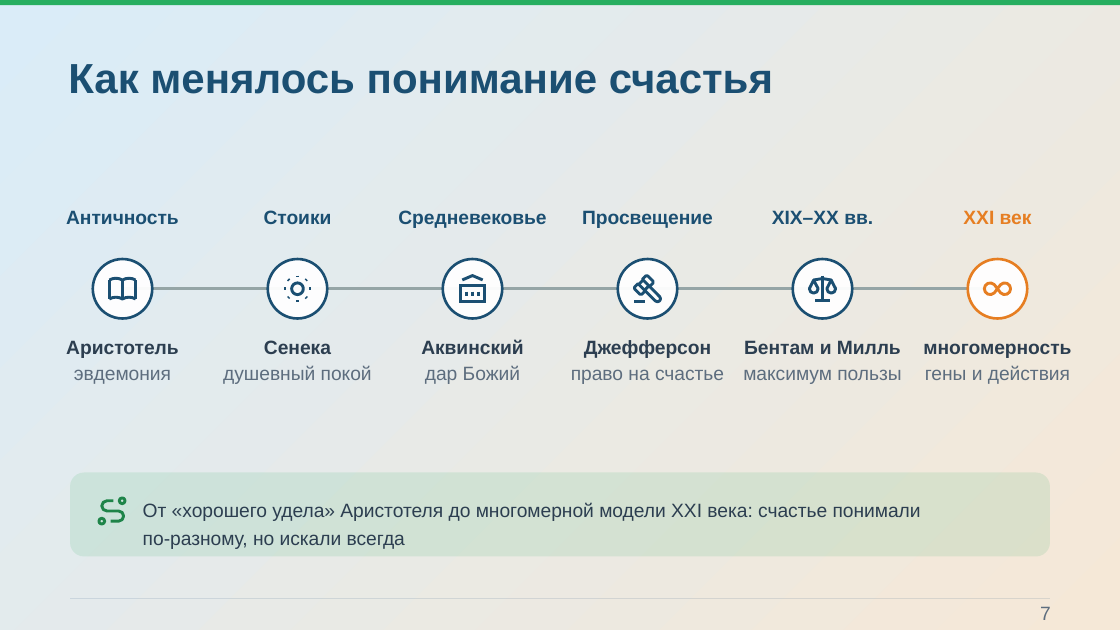
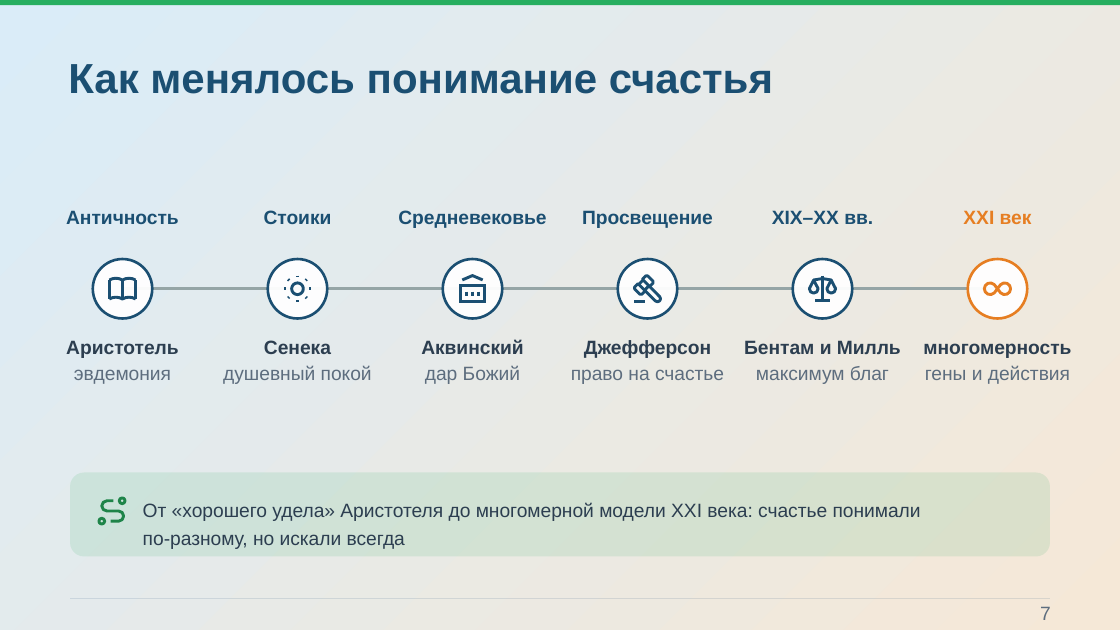
Before and after one commit to Pavel1778/Presentation-happy, a slide deck: slide 7 of Konceptsiya_schastya.pptx. Drawn at 1120x630 pixels with LibreOffice and Linux fonts; fonts in the diff are those of the drawing; background and template pictures are left out. Boxes give left, top, right and bottom in pixels: in the first picture for what was removed or moved away, otherwise in the second. Text is boxed around its words. In the diff, an @@ line names an element or a change of style, - is before the commit and + after.

```diff
--- a/Konceptsiya_schastya.pptx
+++ b/Konceptsiya_schastya.pptx
@@ text at box(756, 366, 889, 384): text changed @@
-максимум пользы
+максимум благ
```
Also in this commit, not shown: 14 other files.
